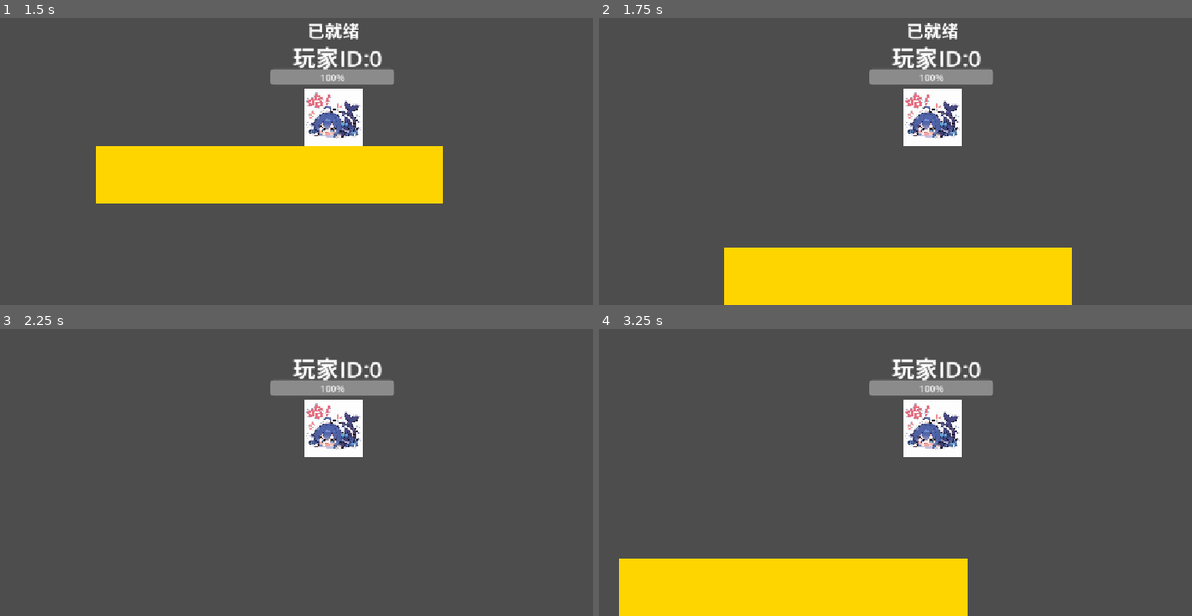
Above: before the commit, frames 1-4 (two rows, left to right).
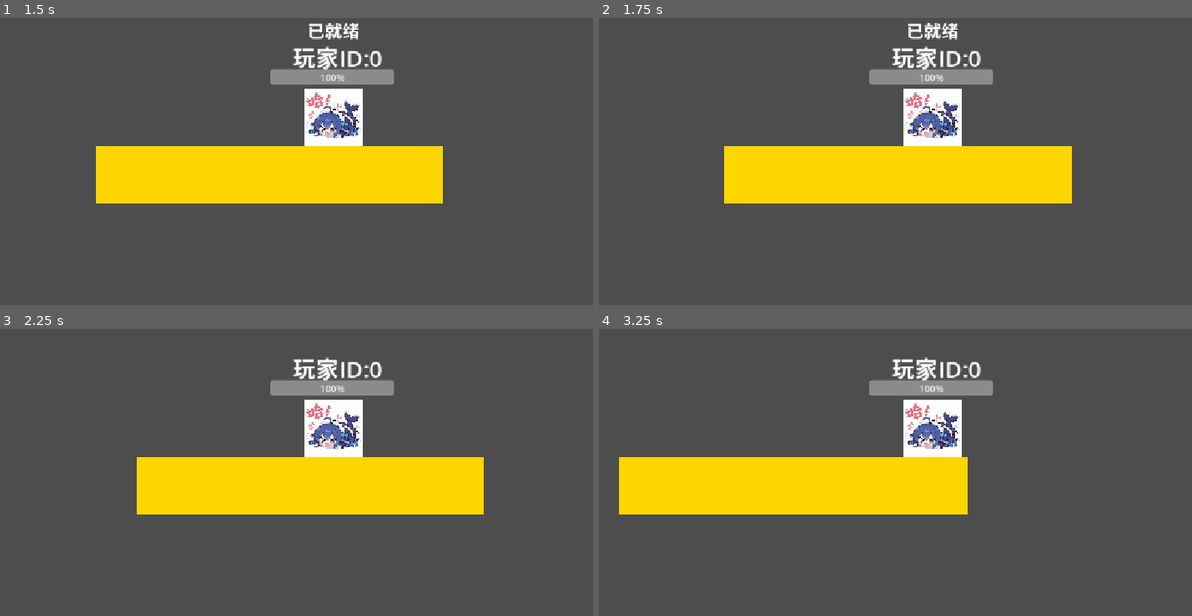
Above: after the commit, the same moments.

Repository: Sui-xie/NewGames
Game: Godot game, scene res://root.tscn
Two runs of this game, one before a commit and one after it. Both use one fixed random seed, a clock stepped at 60 frames per second and the inputs below.
Inputs (mouse positions are in pixels of both pictures, inside the frame that each line leads up to):
- Up to frame 1 (1.5 s): tap Enter at 0.5 s; move the mouse to (480, 98) at 0.52 s; hold D (move_right) 0.53-1.28 s; click (480, 98) at 0.67 s; tap Space at 0.77 s; move the mouse to (201, 135) at 1.27 s; hold A (move_left) from 1.28 s (still down)
- Up to frame 2 (1.75 s): keep holding A (move_left); tap Space at 1.52 s
- Up to frame 3 (2.25 s): move the mouse to (403, 346) at 2.02 s; release A (move_left) at 2.03 s; hold D (move_right) from 2.03 s (still down)
- Up to frame 4 (3.25 s): keep holding D (move_right); move the mouse to (901, 504) at 2.77 s; click (901, 504) at 2.92 s; tap Space at 3.02 s

Frame 1 is identical in both runs. In frame 2, 23% of the frame differs, in the area x 21-80%, y 44-100%; in frame 3, 12%; in frame 4, 24%, in the area x 3-63%, y 44-100%.

Commit message:
进行逻辑解耦，新增场景切换逻辑

Diff:
--- /dev/null
+++ b/scene/game/level.tscn
@@ -0,0 +1,3 @@
+[gd_scene format=3 uid="uid://3kneopj3iugv"]
+
+[node name="Level" type="Node2D" unique_id=574916516]
--- /dev/null
+++ b/scene/menu/menu.tscn
@@ -0,0 +1,6 @@
+[gd_scene format=3 uid="uid://dijo7cry2ayu8"]
+
+[ext_resource type="Script" uid="uid://6bofu4vic8n" path="res://scripts/lib/menu/menu.gd" id="1_ny6dg"]
+
+[node name="Menu" type="Node2D" unique_id=995647625]
+script = ExtResource("1_ny6dg")
--- /dev/null
+++ b/scene/other.tscn
@@ -0,0 +1,3 @@
+[gd_scene format=3 uid="uid://bhoxf2ihowoqc"]
+
+[node name="Other" type="Node2D" unique_id=128345355]
--- /dev/null
+++ b/scene/other/errorScene.tscn
@@ -0,0 +1,3 @@
+[gd_scene format=3 uid="uid://df3qkv0cyaos"]
+
+[node name="ErrorScene" type="Node2D" unique_id=600726274]
--- a/scripts/ctx/boot.gd
+++ b/scripts/ctx/boot.gd
@@ -1,42 +1,23 @@
 extends Node2D
 
 const bus = preload("res://scripts/ctx/lib/eventBus.gd")
-const playerMgrScripts = preload("res://scripts/ctx/lib/playerMgr.gd")
-const uiLayer: PackedScene = preload('res://scene/uiLayer.tscn')
-const mapMgrScripts = preload('res://scripts/ctx/lib/mapMgr.gd')
 
-# 后期应该暴露更换地图方法
-const attack = preload('res://scripts/lib/attack.gd')
+
 
 # 该脚本中，不应该使用ctx的任何服务，还未加载
 func _ready() -> void:
-	ctx.root = self
-
+	name = "boot"
+	ctx.boot = self
+	ctx.currentScene =load("res://scene/menu/menu.tscn").instantiate()
 	var eventBus: EventBus = bus.new()
 	ctx.registerService('eventBus',eventBus)
-	ctx.add_child(ctx.getService('eventBus'))
-
-	var ui = uiLayer.instantiate()
-	ctx.registerService('ui',ui)
-	self.add_child(ui)
-
-	var playerMgr: PlayerMgr = playerMgrScripts.new()
-	ctx.registerService('playerMgr',playerMgr)
-	ctx.add_child(playerMgr)
-
-	var mapMgr:MapMgr = mapMgrScripts.new()
-	ctx.registerService('mapMgr',mapMgr)
-	self.add_child(mapMgr)
-
+	ctx.currentScene.add_child(ctx.getService('eventBus'))
+	self.add_child(ctx.currentScene)
 	start()
-
-
 
 # Called every frame. 'delta' is the elapsed time since the previous frame.
 func _process(delta: float) -> void:
 	pass
 
 func start():
-	var p:PlayerMgr = ctx.getService('playerMgr')
-	p.addPlayer(0,true)
-	add_child(attack.new())
+	pass
--- a/scripts/ctx/ctx.gd
+++ b/scripts/ctx/ctx.gd
@@ -3,12 +3,19 @@
 
 @export var gravity:float = -1600
 
+const sceneList: Dictionary[String, Variant] = {
+	"error":"res://scene/other/errorScene.tscn",
+	"menu":"res://scene/menu/menu.tscn",
+	"level":'res://scene/game/level.tscn'
+}
+
 var players := []
-var service:Dictionary[String,Node] = {}
-var root:Node2D
+var globalService:Dictionary[String,Node] = {}#全局服务
+var service:Dictionary[String,Node] = {}#普通服务
+var boot:Node2D
+var currentScene:Node2D
 
 const bus = preload("res://scripts/ctx/lib/eventBus.gd")
-const playerMgr = preload("res://scripts/ctx/lib/playerMgr.gd")
 
 func _ready() -> void:
 	pass
@@ -22,15 +29,47 @@
 func emit(event: String, ...args) -> void:
 	service["eventBus"].callv("emit", [event] + args)
 
-func registerService(name:String,s):
-	service[name] = s
+func registerGolbalService(serviceName:String,s):
+	globalService[serviceName] = s
+
+func getGolbalService(serviceName:String) -> Node:
+	if(globalService.has(serviceName)):
+		return globalService[serviceName]
+	else:
+		return null
+
+func registerService(serviceName:String,s):
+	service[serviceName] = s
+
+func getService(serviceName:String) -> Node:
+	if(service.has(serviceName)):
+		return service[serviceName]
+	else:
+		return null
+
+func getBoot()->Node2D:
+	if boot == null:print('[WARN]有节点拿到了空的Boot节点')
+	return boot
 
 func getMainScene() -> Node2D:
-	if root == null:print('[WARN]有节点拿到了空的根节点')
-	return root
+	if currentScene == null:print('[WARN]有节点拿到了空的主场景节点')
+	return currentScene
 
-func getService(name:String):
-	if(service.has(name)):
-		return service[name]
+#该方法在boot时禁用,在该方法内禁止使用事件总线
+func switchMainScene(sceneId:String):
+	var sceneName:String;
+	if sceneId in sceneList:
+		sceneName = sceneId
 	else:
-		return null
+		sceneName = "error"
+	for serviceName in service:
+			service[serviceName].free()
+	service = {}
+	currentScene.free()
+
+	var s = load(sceneList[sceneName]).instantiate()
+	currentScene = s
+	var eventBus: EventBus = bus.new()
+	registerService('eventBus',eventBus)
+	s.add_child(eventBus)
+	boot.add_child(s)
--- /dev/null
+++ b/scripts/lib/menu/menu.gd
@@ -0,0 +1,30 @@
+extends Node
+
+const playerMgrScripts = preload("res://scripts/ctx/lib/playerMgr.gd")
+const uiLayer: PackedScene = preload('res://scene/uiLayer.tscn')
+const mapMgrScripts = preload('res://scripts/ctx/lib/mapMgr.gd')
+
+const attack = preload('res://scripts/lib/attack.gd')
+
+
+# Called when the node enters the scene tree for the first time.
+func _ready() -> void:
+	var ui = uiLayer.instantiate()
+	ctx.registerService('ui',ui)
+	add_child(ui)
+
+	var playerMgr: PlayerMgr = playerMgrScripts.new()
+	ctx.registerService('playerMgr',playerMgr)
+	add_child(playerMgr)
+
+	var mapMgr:MapMgr = mapMgrScripts.new()
+	ctx.registerService('mapMgr',mapMgr)
+	add_child(mapMgr)
+
+	var p:PlayerMgr = ctx.getService('playerMgr')
+	p.addPlayer(0,true)
+	add_child(attack.new())
+
+# Called every frame. 'delta' is the elapsed time since the previous frame.
+func _process(delta: float) -> void:
+	pass
--- a/scripts/player/jumpCheck.gd
+++ b/scripts/player/jumpCheck.gd
@@ -5,10 +5,12 @@
 var cooling = 0
 @export var jumpNum = 1#多段跳
 var jumpCount = 0#剩余跳跃次数
+var isGround = false
 
 func _ready() -> void:
 	area_entered.connect(areaEnter)
 	body_entered.connect(areaEnter)
+
 
 func _process(delta: float) -> void:
 	if cooling > 0:
@@ -16,20 +18,31 @@
 		if cooling < 0:
 			cooling = 0
 
+func areaExit(node):
+	#print("[INFO]玩家接触物体")
+	if "meta" in node:
+		#print("[INFO]物体含有meta")
+		if "ground" in node.meta:
+			isGround = false
+			#print("[INFO]物体含有ground")
+
 func areaEnter(node):
 	#print("[INFO]玩家接触物体")
 	if "meta" in node:
 		#print("[INFO]物体含有meta")
 		if "ground" in node.meta:
+			isGround = true
 			#print("[INFO]物体含有ground")
 			resetJumpCount()
 
 func aJump():
 	jumpCount-=1
+	isGround = false
 
 func jumpCheck():
 	if cooling != 0: return false
 	if jumpCount == 0:return false
+	if jumpNum <= 1 and isGround:return false
 	return true
 
 
Not shown, added: scripts/lib/menu/menu.gd.uid
